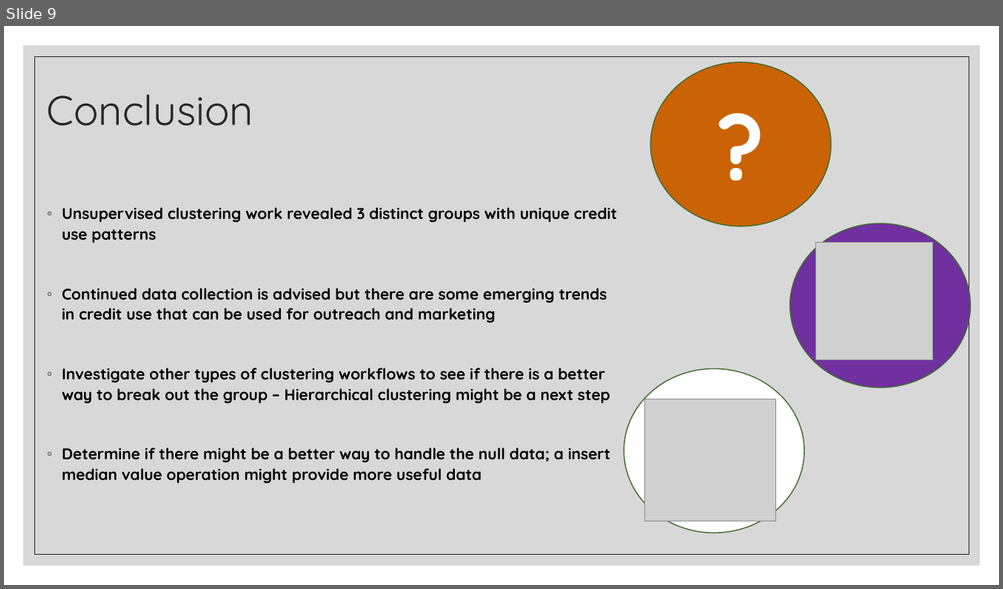
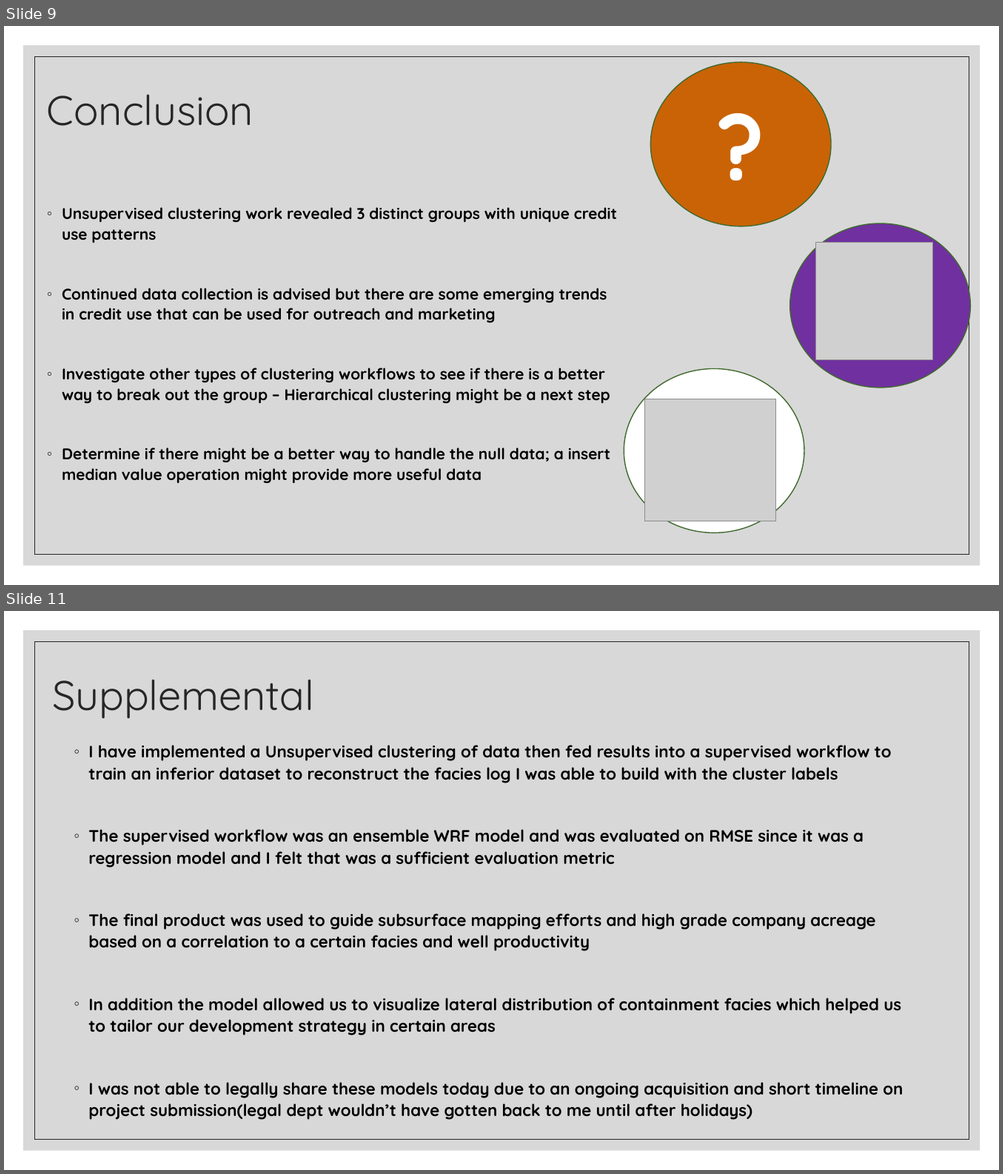
Before and after one commit to ssimmons9212/FedEX, a slide deck: Presentation/Fedex interview Round 2.pptx. Shown one above the other, each under a label of ours: slide 9 before the commit, slides 9 and 11 after it; the slides between them are not shown. The pictures are 1003x589 and 1003x1174 pixels, drawn with LibreOffice and Linux fonts; fonts in the diff are those of the drawing; grey boxes stand for pictures. Boxes give left, top, right and bottom in pixels: in the first picture for what was removed or moved away, otherwise in the second. Text is boxed around its words. In the diff, an @@ line names an element or a change of style, - is before the commit and + after.

```diff
--- a/Presentation/Fedex interview Round 2.pptx
+++ b/Presentation/Fedex interview Round 2.pptx
@@ slide 11 added at (4, 611, 999, 1170), background #FFFFFF; not listed: 2 template elements that a slide beside it also shows @@
@@ title added at (52, 679, 314, 718), 40 pt, text #262626 @@
+Supplemental
@@ text added at (88, 745, 902, 1099), 16 pt, text #000000, bold @@
+◦ I have implemented a Unsupervised clustering of data then fed results into a supervised workflow to train an inferior dataset to reconstruct the facies log I was able to build with the cluster labels
+◦ The supervised workflow was an ensemble WRF model and was evaluated on RMSE since it was a regression model and I felt that was a sufficient evaluation metric
+◦ The final product was used to guide subsurface mapping efforts and high grade company acreage based on a correlation to a certain facies and well productivity
+◦ In addition the model allowed us to visualize lateral distribution of containment facies which helped us to tailor our development strategy in certain areas
+◦ I was not able to legally share these models today due to an ongoing acquisition and short timeline on project submission(legal dept wouldn’t have gotten back to me until after holidays)
```
Also in this commit, not shown: 3 slides changed, 1 other slide added, 1 other file.
